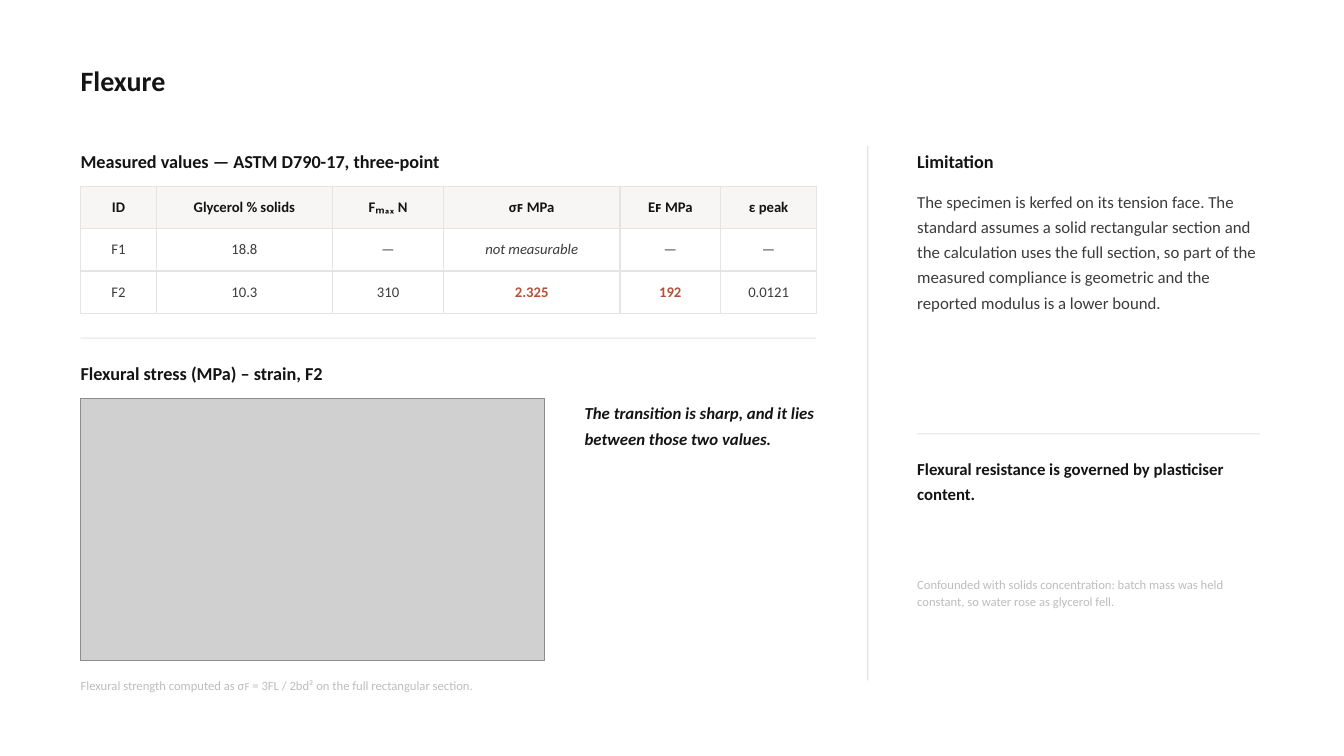
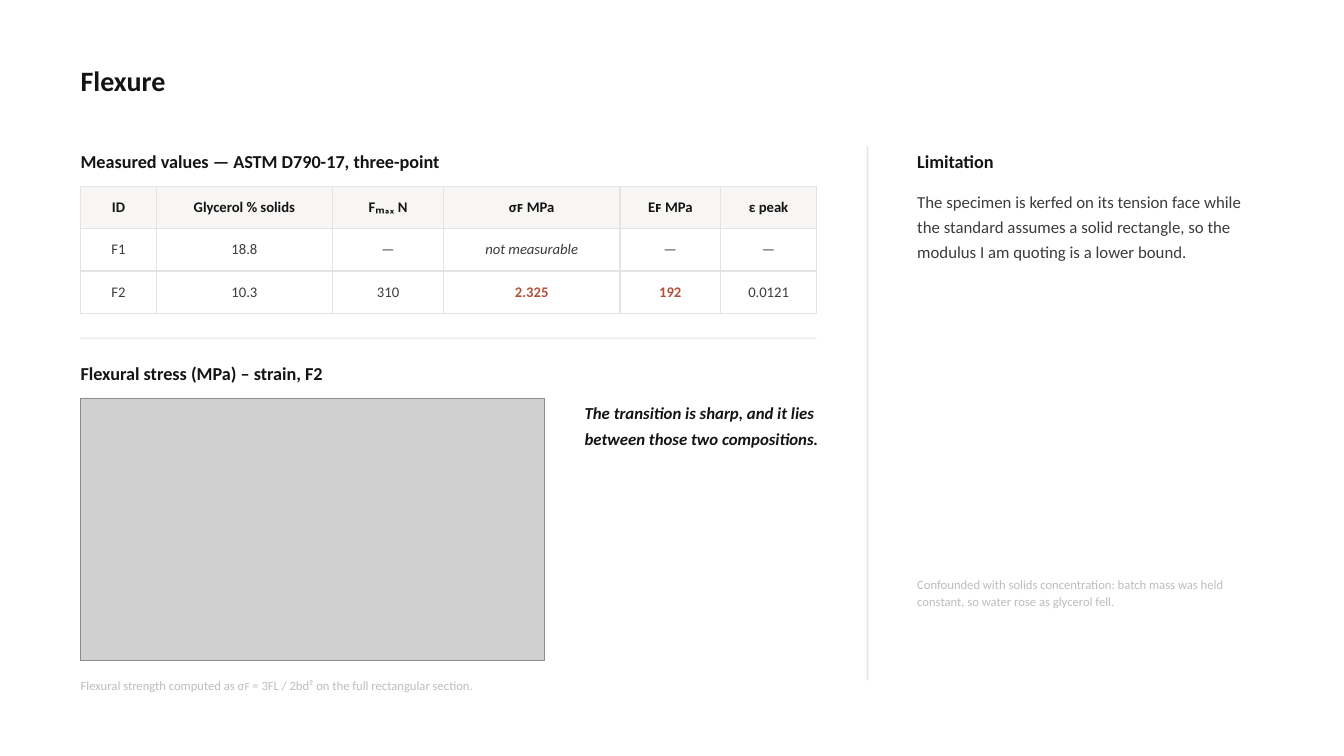
Before and after one commit to bunal91/sanat-ve-mekan, a slide deck: slide 17 of konferans-bildirisi/06-sunum/ICSMMEP26_Presentation_Unal.pptx (slide 18 before the commit). Drawn at 1344x756 pixels with LibreOffice and Linux fonts; fonts in the diff are those of the drawing; grey boxes stand for pictures. Boxes give left, top, right and bottom in pixels: in the first picture for what was removed or moved away, otherwise in the second. Text is boxed around its words. In the diff, an @@ line names an element or a change of style, - is before the commit and + after.

```diff
--- a/konferans-bildirisi/06-sunum/ICSMMEP26_Presentation_Unal.pptx
+++ b/konferans-bildirisi/06-sunum/ICSMMEP26_Presentation_Unal.pptx
@@ text at (917, 196, 1241, 261): text changed @@
-The specimen is kerfed on its tension face. The standard assumes a solid rectangular section and the calculation uses the full section, so part of the measured compliance is geometric and the reported modulus is a lower bound.
+The specimen is kerfed on its tension face while the standard assumes a solid rectangle, so the modulus I am quoting is a lower bound.
@@ text at (585, 407, 818, 448): text changed @@
-The transition is sharp, and it lies between those two values.
+The transition is sharp, and it lies between those two compositions.
@@ rectangle removed at (918, 434, 1260, 435) @@
@@ text removed at (917, 463, 1224, 500) @@
-Flexural resistance is governed by plasticiser content.
```
Also in this commit, not shown: 23 other slides changed, 1 slide removed, 5 other files.
